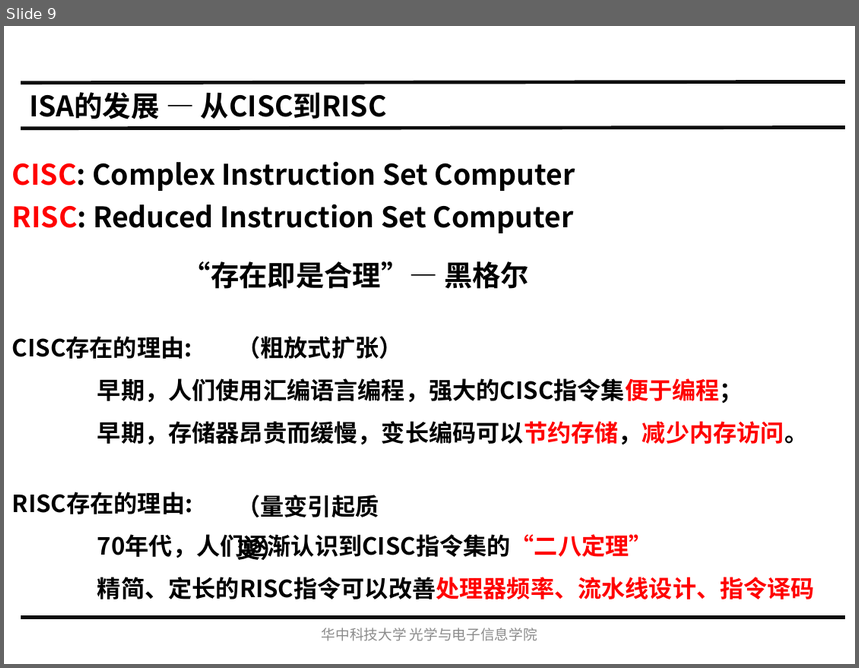
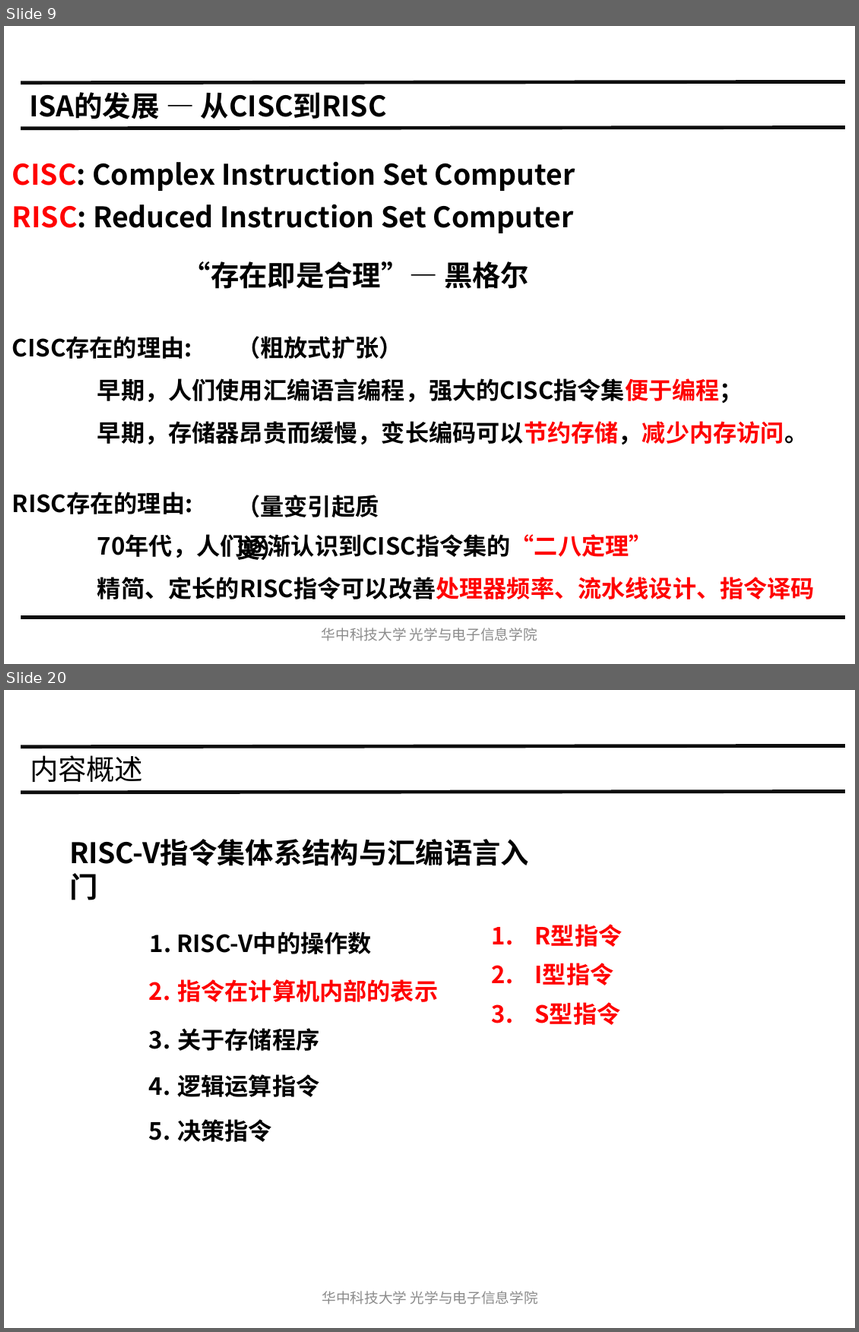
Before and after one commit to hust-gaoyujing/routine, a slide deck: daily/202105-risc-v/20200507-IS/Ch2 指令集体系结构.pptx. Shown one above the other, each under a label of ours: slide 9 before the commit, slides 9 and 20 after it; the slides between them are not shown. The pictures are 859x668 and 859x1332 pixels, drawn with LibreOffice and Linux fonts; fonts in the diff are those of the drawing. Boxes give left, top, right and bottom in pixels: in the first picture for what was removed or moved away, otherwise in the second. Text is boxed around its words. In the diff, an @@ line names an element or a change of style, - is before the commit and + after.

```diff
--- a/daily/202105-risc-v/20200507-IS/Ch2 指令集体系结构.pptx
+++ b/daily/202105-risc-v/20200507-IS/Ch2 指令集体系结构.pptx
@@ slide 20 added at <box>4,690,855,1328</box>, background #FFFFFF @@
@@ line added from (21, 747) to (845, 746), #0D0D0D 3 pt @@
@@ title added at <box>30,755,143,782</box>, 24 pt, text #000000 @@
+内容概述
@@ line added from (21, 792) to (845, 791), #0D0D0D 3 pt @@
@@ text added at <box>69,839,529,954</box>, 24 pt, text #000000, bold @@
+RISC-V指令集体系结构与汇编语言入门
+1. RISC-V中的操作数
@@ text added at <box>535,924,623,1025</box>, 20 pt, text #FF0000, bold @@
+  1. R型指令
+  2. I型指令
+  3. S型指令
@@ text added at <box>178,980,439,1142</box>, 20 pt, text #000000, bold @@
+2. 指令在计算机内部的表示
+3. 关于存储程序
+4. 逻辑运算指令
+5. 决策指令
@@ text added at <box>322,1291,538,1305</box>, 12 pt, text #8C8C8C @@
+华中科技大学光学与电子信息学院
```
Also in this commit, not shown: 2 slides changed, 43 other slides added, 7 other files.
